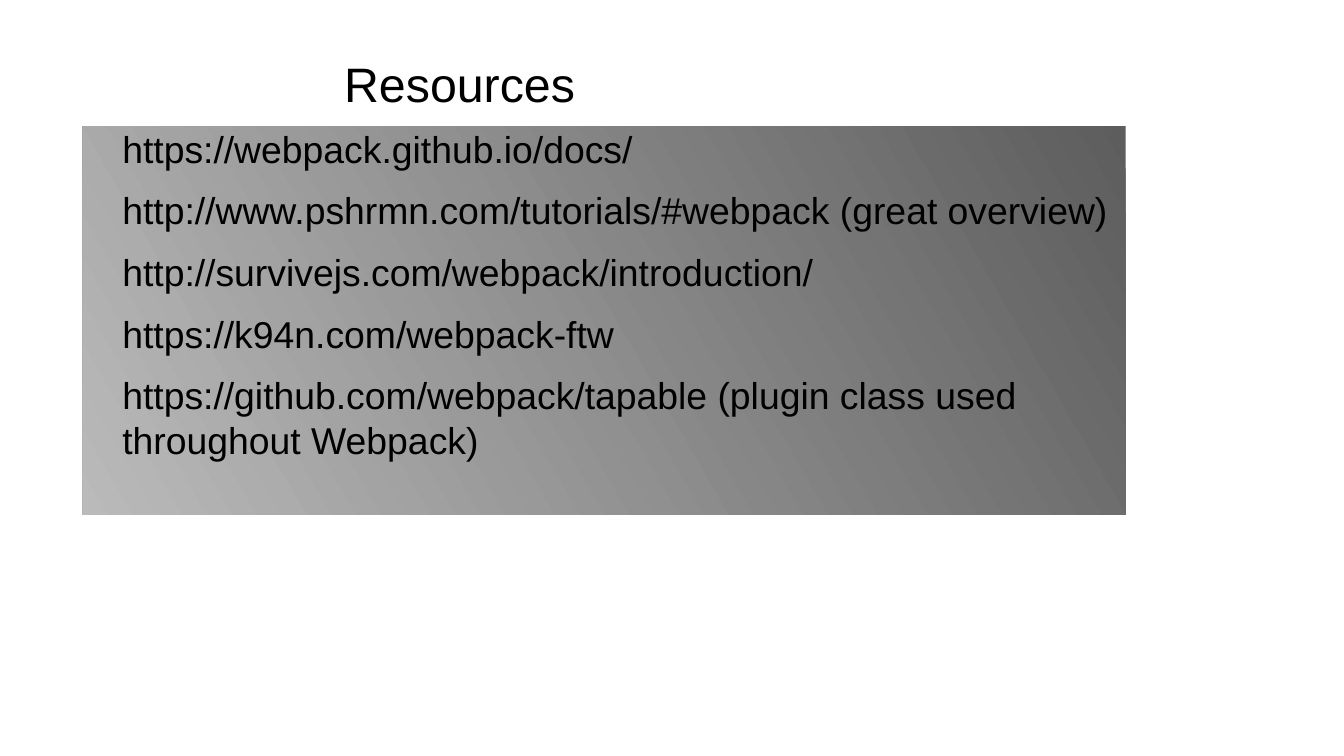
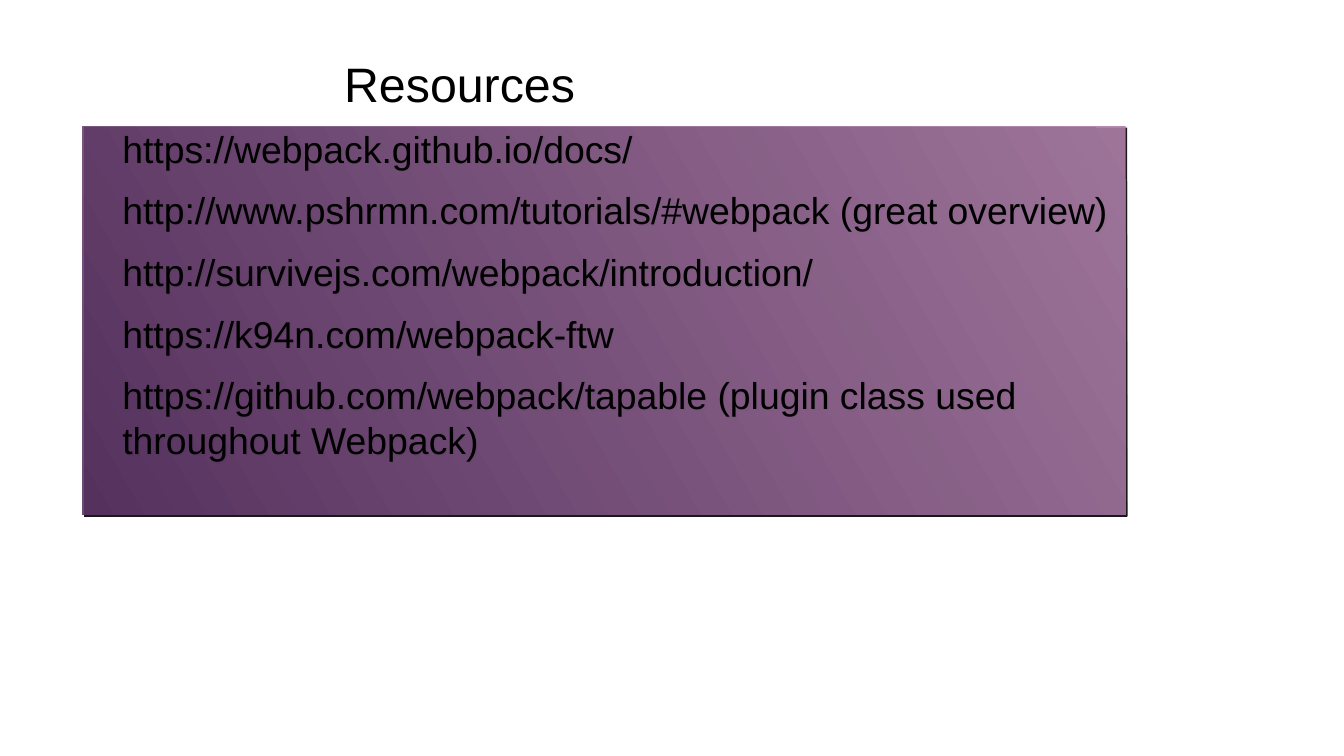
Before and after one commit to gharley/webpack-presi, a slide deck: slide 8 of webpack.odp. Drawn at 1344x756 pixels with LibreOffice and Linux fonts; fonts in the diff are those of the drawing; background and template pictures are left out. Boxes give left, top, right and bottom in pixels: in the first picture for what was removed or moved away, otherwise in the second. Text is boxed around its words. In the diff, an @@ line names an element or a change of style, - is before the commit and + after.

```diff
--- a/webpack.odp
+++ b/webpack.odp
@@ text "https://webpack.github.io/docs/" at <box>82,126,1126,523</box>: fill gradient #4C4C4C to #B3B3B3 to gradient #AD7FA8 to #5C3566; shadow on @@
```
Also in this commit, not shown: 7 other slides changed, 5 other files.
